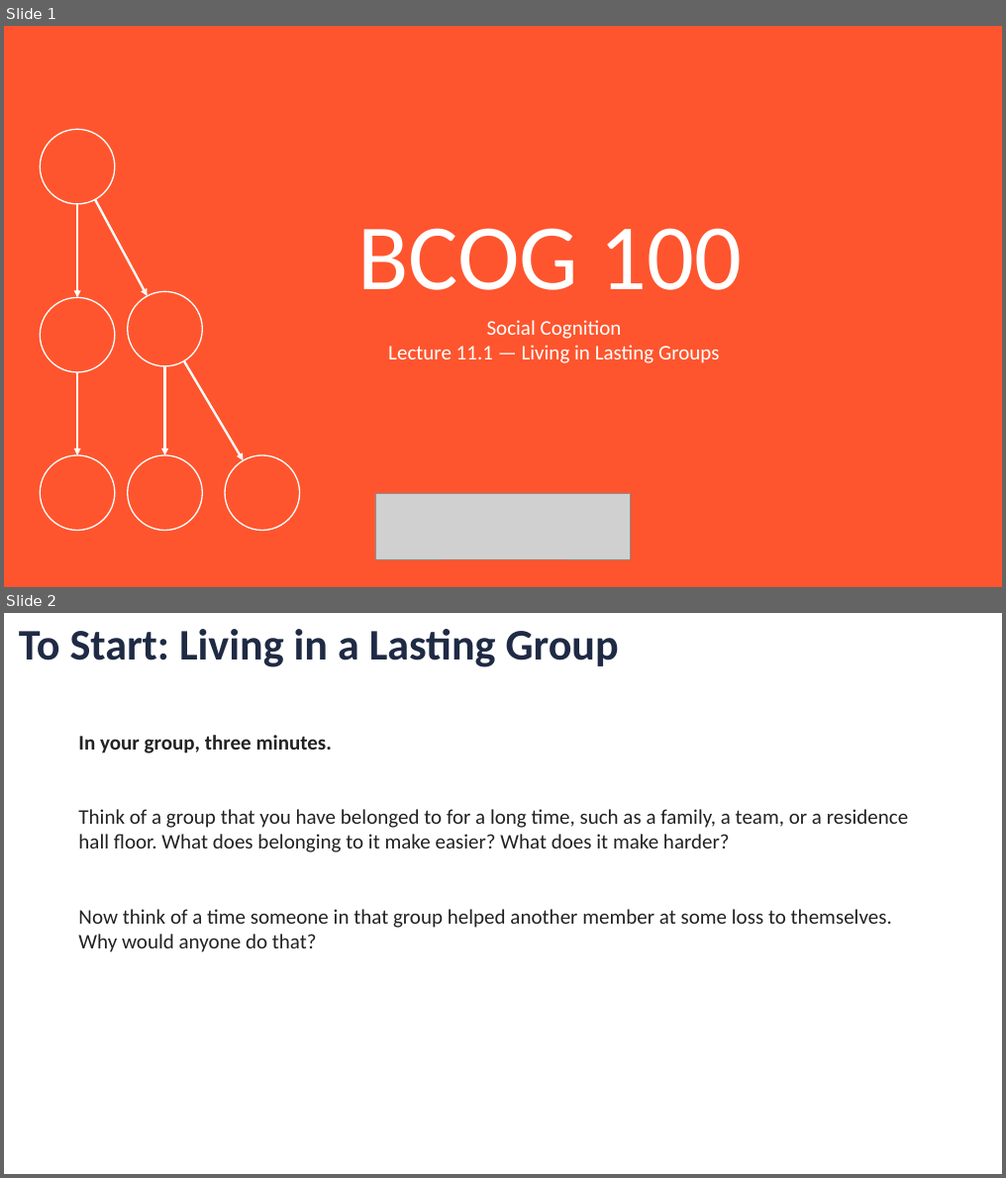
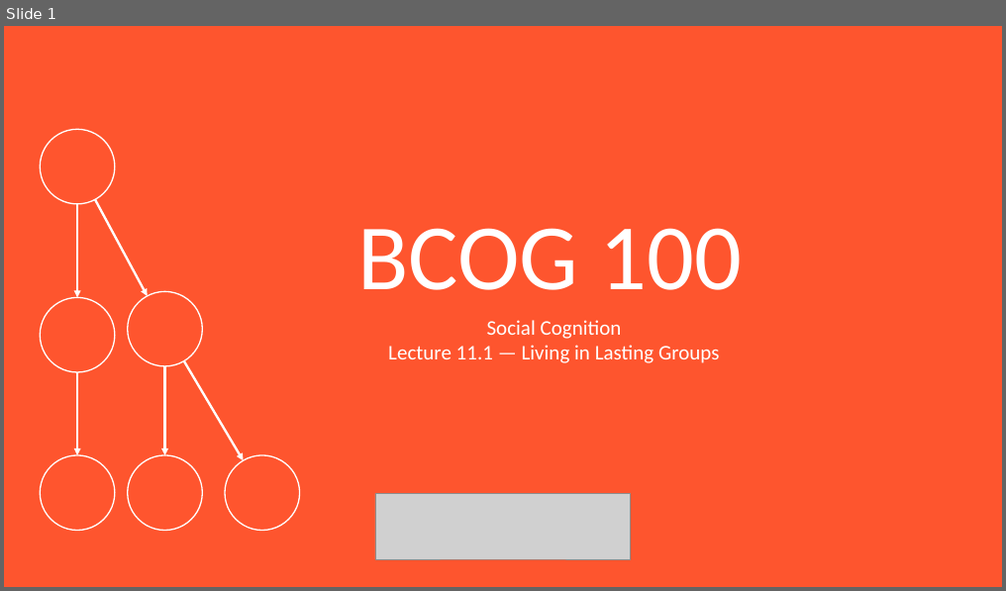
Before and after one commit to jonwillits/intro_to_bcs, a slide deck: social_cognition/social_cognition_lecture_1.pptx. Shown one above the other, each under a label of ours: slides 1 and 2 before the commit, slide 1 after it. The pictures are 1006x1178 and 1006x591 pixels, drawn with LibreOffice and Linux fonts; fonts in the diff are those of the drawing; grey boxes stand for pictures. Boxes give left, top, right and bottom in pixels: in the first picture for what was removed or moved away, otherwise in the second. Text is boxed around its words. In the diff, an @@ line names an element or a change of style, - is before the commit and + after.

```diff
--- a/social_cognition/social_cognition_lecture_1.pptx
+++ b/social_cognition/social_cognition_lecture_1.pptx
@@ slide 2 removed at <box>4,613,1002,1174</box>, background #FFFFFF @@
@@ text removed at <box>19,629,619,667</box> @@
-To Start: Living in a Lasting Group
@@ text removed at <box>78,735,908,953</box> @@
-In your group, three minutes.
-Think of a group that you have belonged to for a long time, such as a family, a team, or a residence hall floor. What does belonging to it make easier? What does it make harder?
-Now think of a time someone in that group helped another member at some loss to themselves. Why would anyone do that?
```
Also in this commit, not shown: 3 slides changed, 1 slide added, 1 other slide removed, 6 other files.
